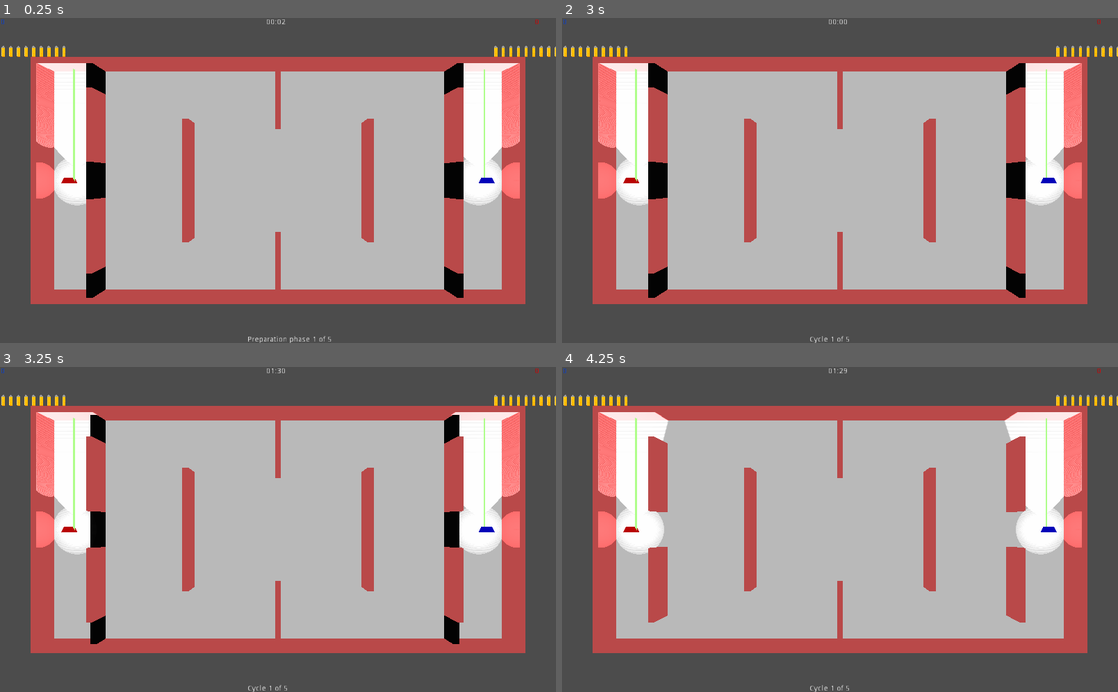
Above: before the commit, frames 1-4 (two rows, left to right).
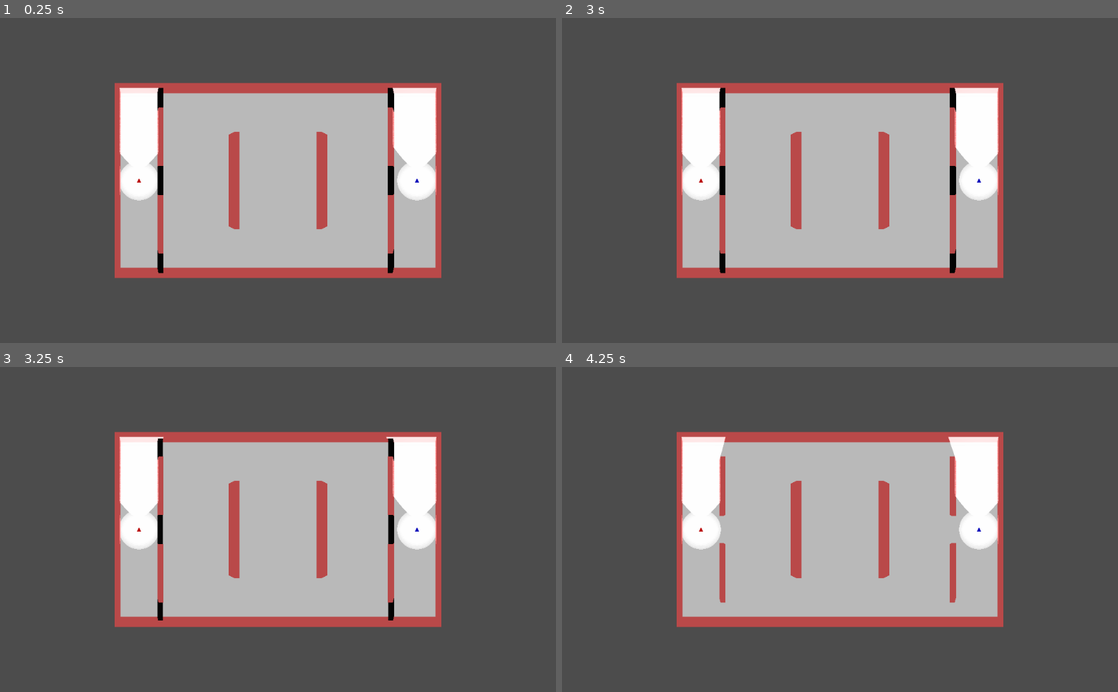
Above: after the commit, the same moments.

Repository: lizrad/fpspf
Game: Godot game, scene res://World.tscn
Same seed, same stepped clock (60 frames per second), same inputs: the game is played once before the commit and once after it.
Inputs:
- Up to frame 1 (0.25 s): no input
- Up to frame 2 (3 s): tap Enter at 0.5, 2 s; tap Space at 1.25, 2.75 s
- Up to frame 3 (3.25 s): no input
- Up to frame 4 (4.25 s): no input

The runs differ from the first frame. In frame 1, 46% of the frame differs, in the area x 0-100%, y 0-100%; in frame 2, 46%; in frame 3, 46%; in frame 4, 46%.

Commit message:
Add split screen to top down variant

Diff:
--- /dev/null
+++ b/Players/CameraManager.gd
@@ -0,0 +1,18 @@
+extends Spatial
+
+export var height := 50.0
+
+
+func _ready():
+	$LightCamera/Viewport.size = $ViewCamera/ViewportContainer/Viewport.size
+
+	if get_parent().id == 1:
+		$ViewCamera/ViewportContainer.rect_position.x += 512
+
+
+func _process(delta):
+	var new_origin = global_transform.origin + Vector3(0.0, height, 0.0)
+
+	# TODO: Nice lerped movement
+	$LightCamera/Viewport/Camera.global_transform.origin = new_origin
+	$ViewCamera/ViewportContainer/Viewport/Camera.global_transform.origin = new_origin
--- a/Players/Player.gd
+++ b/Players/Player.gd
@@ -34,7 +34,7 @@
 var viewport_tex
 
 func _ready():
-	viewport_tex = get_node("LightCamera/Viewport").get_texture()
+	viewport_tex = get_node("CameraManager/LightCamera/Viewport").get_texture()
 
 
 func _physics_process(delta):
--- a/Players/Player.tscn
+++ b/Players/Player.tscn
@@ -1,7 +1,8 @@
-[gd_scene load_steps=7 format=2]
+[gd_scene load_steps=8 format=2]
 
 [ext_resource path="res://Players/Player.gd" type="Script" id=1]
 [ext_resource path="res://Players/CharacterBase.tscn" type="PackedScene" id=2]
+[ext_resource path="res://Players/CameraManager.gd" type="Script" id=3]
 
 [sub_resource type="Shader" id=1]
 code = "shader_type spatial;
@@ -32,21 +33,37 @@
 [node name="MeshInstance" parent="." index="1"]
 material_override = SubResource( 2 )
 
-[node name="LightCamera" type="Node" parent="." index="4"]
+[node name="CameraManager" type="Spatial" parent="." index="4"]
+script = ExtResource( 3 )
 
-[node name="Viewport" type="Viewport" parent="LightCamera" index="0"]
-size = Vector2( 1024, 600 )
+[node name="LightCamera" type="Node" parent="CameraManager" index="0"]
+
+[node name="Viewport" type="Viewport" parent="CameraManager/LightCamera" index="0"]
+size = Vector2( 512, 600 )
 handle_input_locally = false
 render_target_update_mode = 3
-shadow_atlas_size = 1024
+shadow_atlas_size = 2048
 
-[node name="Camera" type="Camera" parent="LightCamera/Viewport" index="0"]
+[node name="Camera" type="Camera" parent="CameraManager/LightCamera/Viewport" index="0"]
 transform = Transform( 1, 0, 0, 0, -4.37114e-08, 1, 0, -1, -4.37114e-08, 0, 40, 0 )
 cull_mask = 1
 environment = SubResource( 3 )
 
-[node name="ViewCamera" type="Node" parent="." index="5"]
+[node name="ViewCamera" type="Node" parent="CameraManager" index="1"]
 
-[node name="Camera" type="Camera" parent="ViewCamera" index="0"]
+[node name="ViewportContainer" type="ViewportContainer" parent="CameraManager/ViewCamera" index="0"]
+margin_right = 512.0
+margin_bottom = 600.0
+__meta__ = {
+"_edit_use_anchors_": false
+}
+
+[node name="Viewport" type="Viewport" parent="CameraManager/ViewCamera/ViewportContainer" index="0"]
+size = Vector2( 512, 600 )
+handle_input_locally = false
+render_target_update_mode = 3
+shadow_atlas_size = 2048
+
+[node name="Camera" type="Camera" parent="CameraManager/ViewCamera/ViewportContainer/Viewport" index="0"]
 transform = Transform( 1, 0, 0, 0, -4.37114e-08, 1, 0, -1, -4.37114e-08, 0, 40, 0 )
 environment = SubResource( 4 )
